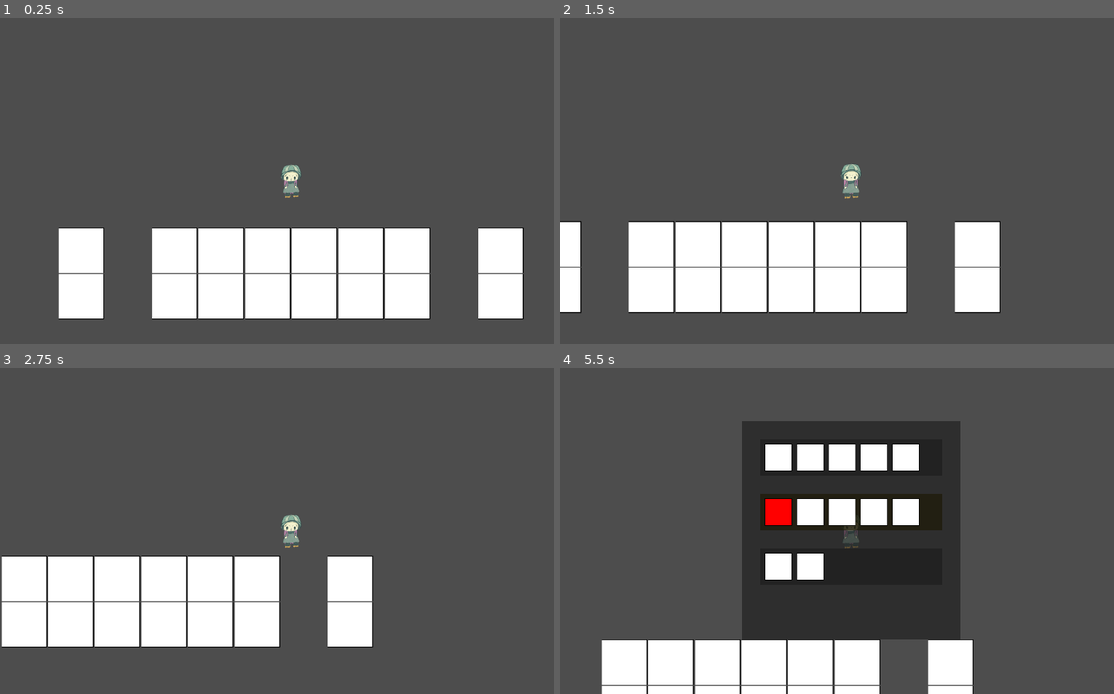
Above: before the commit, frames 1-4 (two rows, left to right).
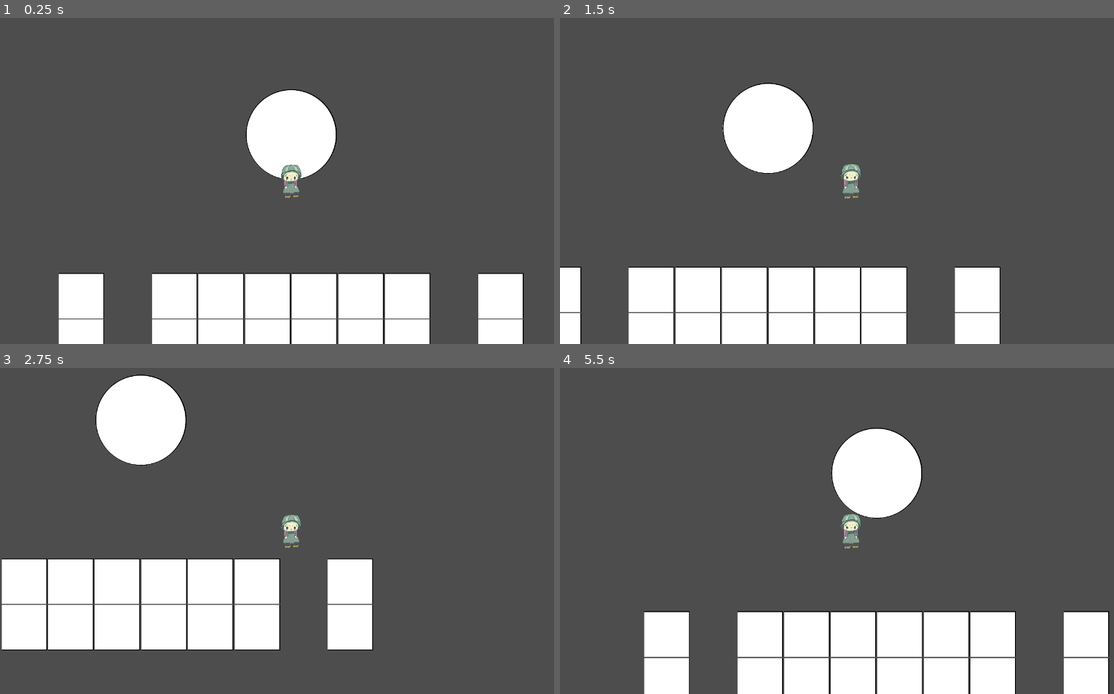
Above: after the commit, the same moments.

Repository: M1reyu/Ludum-Dare-57
Game: Godot game, scene res://MainGame.tscn
Two runs of this game, one before a commit and one after it. Both use one fixed random seed, a clock stepped at 60 frames per second and the inputs below. The project has no main scene, so this scene is started directly.
Inputs:
- Up to frame 1 (0.25 s): no input
- Up to frame 2 (1.5 s): hold D (Right) 0.53-1.28 s; tap F (Use) at 0.6, 1.35 s; hold S (Down) from 1.28 s (still down)
- Up to frame 3 (2.75 s): release S (Down) at 2.03 s; hold D (Right) from 2.03 s (still down); tap F (Use) at 2.1 s
- Up to frame 4 (5.5 s): release D (Right) at 2.78 s; hold W (Up) 2.78-3.53 s; tap F (Use) every 0.75 s from 2.85 to 5.1 s; hold A (Left) 3.53-5.03 s; tap R (MenuTrigger) at 4.15 s; hold S (Down) from 5.03 s (still down)

The runs differ from the first frame. In frame 1, 18% of the frame differs, in the area x 10-95%, y 21-100%; in frame 2, 18%; in frame 3, 5.4%; in frame 4, 35%, in the area x 7-100%, y 16-100%.

Commit message:
Initial Shop scene added
Player only able to open shop near the Shop

Diff:
--- a/MainGame.tscn
+++ b/MainGame.tscn
@@ -1,11 +1,16 @@
-[gd_scene load_steps=3 format=4 uid="uid://b1d377qbu0m2h"]
+[gd_scene load_steps=4 format=4 uid="uid://b1d377qbu0m2h"]
 
 [ext_resource type="PackedScene" uid="uid://vq3ebi483wyn" path="res://Player/player.tscn" id="1_e3m3f"]
 [ext_resource type="PackedScene" uid="uid://bnfmo3kebwssg" path="res://Tilemaps/Ground.tscn" id="2_e3m3f"]
+[ext_resource type="PackedScene" uid="uid://cv3uv4h4wib1w" path="res://World/Shop.tscn" id="2_ws5ob"]
 
 [node name="MainGame" type="Node2D"]
 
-[node name="Player" parent="." instance=ExtResource("1_e3m3f")]
-
 [node name="Ground" parent="." instance=ExtResource("2_e3m3f")]
 tile_map_data = PackedByteArray("AAD9/wEAAQABAAAAAAD+/wEAAQABAAAAAAD//wEAAQABAAAAAAAAAAEAAQABAAAAAAABAAEAAQABAAAAAAACAA …(496 unchanged characters)…
+
+[node name="Shop" parent="." instance=ExtResource("2_ws5ob")]
+position = Vector2(0, -500)
+
+[node name="Player" parent="." instance=ExtResource("1_e3m3f")]
+position = Vector2(0, -250)
--- a/Player/player.gd
+++ b/Player/player.gd
@@ -13,6 +13,7 @@
 
 var strength : int = 2
 var inMenu : bool = false
+var canOpen : bool = false
 
 var curHealth : int = 1
 var curTank : float = 100.0
@@ -33,7 +34,7 @@
 
 var posTimeout = 0
 func _process(_delta: float) -> void:
-	if (!menuHud.visible && Input.is_action_just_pressed("MenuTrigger")): menuHud.show()
+	if (canOpen && !menuHud.visible && Input.is_action_just_pressed("MenuTrigger")): menuHud.show()
 
 func _physics_process(delta: float) -> void:
 	var dir : Vector2 = Vector2.ZERO
@@ -117,3 +118,11 @@
 			scannerBought = true
 		shopItem.RangeMine:
 			mineRangeBought = true
+
+
+func _on_player_tig_area_area_entered(area: Area2D) -> void:
+	canOpen = true
+
+
+func _on_player_tig_area_area_exited(area: Area2D) -> void:
+	canOpen = false
--- a/Player/player.tscn
+++ b/Player/player.tscn
@@ -50,7 +50,11 @@
 radius = 45.0
 height = 170.0
 
+[sub_resource type="CircleShape2D" id="CircleShape2D_00tjw"]
+radius = 42.19
+
 [node name="Player" type="CharacterBody2D"]
+collision_mask = 2
 script = ExtResource("1_onrkg")
 
 [node name="PlayerSprite" type="AnimatedSprite2D" parent="."]
@@ -62,6 +66,12 @@
 
 [node name="PlayerHitbox" type="CollisionShape2D" parent="."]
 shape = SubResource("CapsuleShape2D_od3ui")
+
+[node name="PlayerTigArea" type="Area2D" parent="."]
+collision_mask = 4
+
+[node name="CollisionShape2D" type="CollisionShape2D" parent="PlayerTigArea"]
+shape = SubResource("CircleShape2D_00tjw")
 
 [node name="MainCam" type="Camera2D" parent="."]
 zoom = Vector2(0.4, 0.4)
@@ -183,4 +193,6 @@
 texture = ExtResource("9_00tjw")
 centered = false
 
+[connection signal="area_entered" from="PlayerTigArea" to="." method="_on_player_tig_area_area_entered"]
+[connection signal="area_exited" from="PlayerTigArea" to="." method="_on_player_tig_area_area_exited"]
 [connection signal="buyShopSelection" from="MainCam/MenuHud" to="." method="_on_menu_hud_buy_shop_selection"]
--- a/Tilemaps/Ground.tscn
+++ b/Tilemaps/Ground.tscn
@@ -20,7 +20,7 @@
 
 [sub_resource type="TileSet" id="TileSet_t61jw"]
 tile_size = Vector2i(256, 256)
-physics_layer_0/collision_layer = 1
+physics_layer_0/collision_layer = 2
 sources/1 = SubResource("TileSetAtlasSource_e2tqa")
 
 [node name="Ground" type="TileMapLayer"]
--- /dev/null
+++ b/World/Shop.tscn
@@ -0,0 +1,28 @@
+[gd_scene load_steps=4 format=3 uid="uid://cv3uv4h4wib1w"]
+
+[ext_resource type="Texture2D" uid="uid://dupu7ujxmxhm4" path="res://Assets/Circle.png" id="1_1csam"]
+
+[sub_resource type="SpriteFrames" id="SpriteFrames_53lfk"]
+animations = [{
+"frames": [{
+"duration": 1.0,
+"texture": ExtResource("1_1csam")
+}],
+"loop": true,
+"name": &"default",
+"speed": 5.0
+}]
+
+[sub_resource type="CircleShape2D" id="CircleShape2D_mfehs"]
+radius = 249.257
+
+[node name="Shop" type="Node2D"]
+
+[node name="Visual" type="AnimatedSprite2D" parent="."]
+sprite_frames = SubResource("SpriteFrames_53lfk")
+
+[node name="ShopArea" type="Area2D" parent="."]
+collision_layer = 4
+
+[node name="ShopAreaShape" type="CollisionShape2D" parent="ShopArea"]
+shape = SubResource("CircleShape2D_mfehs")
--- a/project.godot
+++ b/project.godot
@@ -56,6 +56,8 @@
 [layer_names]
 
 2d_physics/layer_1="Player"
+2d_physics/layer_2="Ground"
+2d_physics/layer_3="Shop"
 
 [rendering]
 
Not shown: 1 places in Player/player.tscn that only renumber resources
